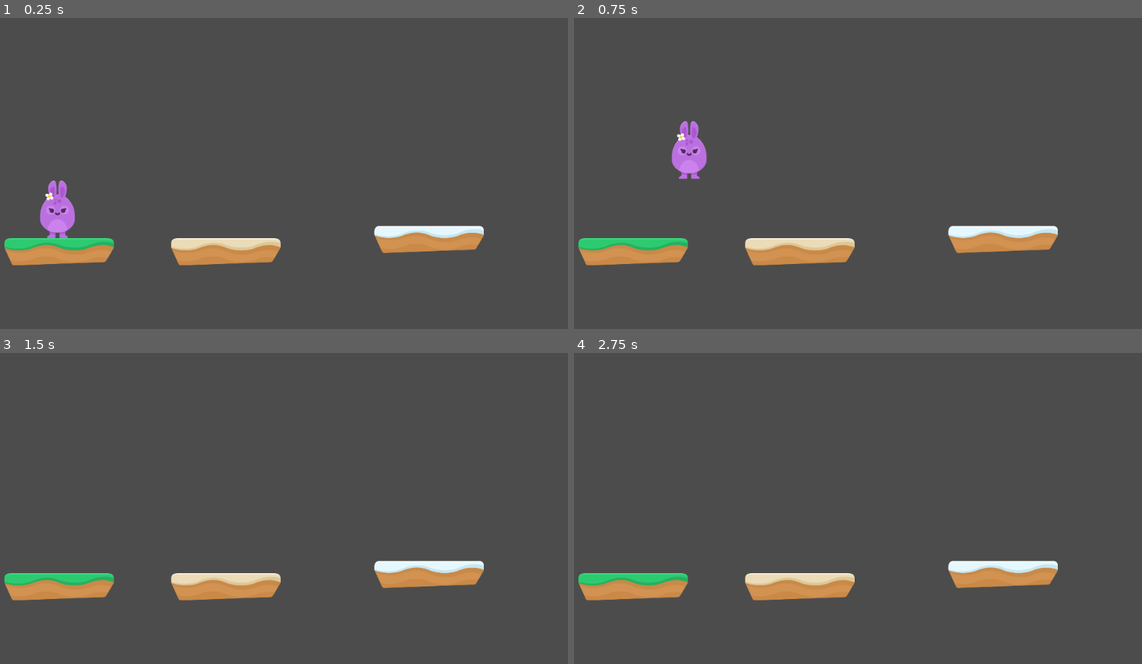
Above: before the commit, frames 1-4 (two rows, left to right).
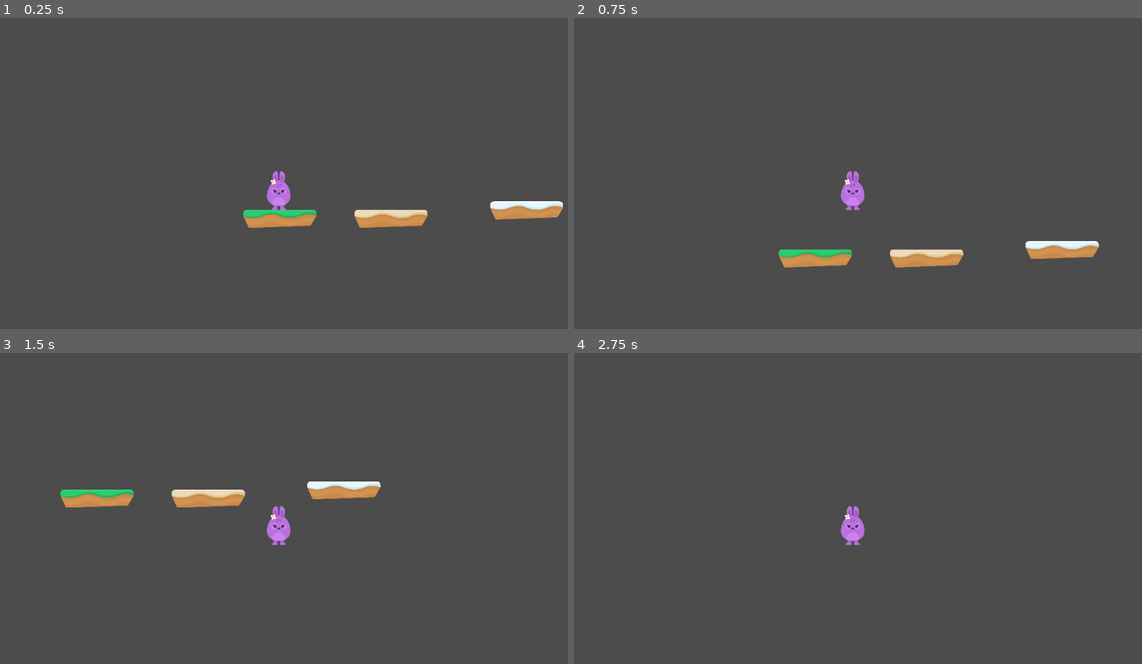
Above: after the commit, the same moments.

Repository: earnznts/Bunny_Jump
Game: Godot game, scene res://Level/LV1.tscn
Two runs of this game, one before a commit and one after it. Both use one fixed random seed, a clock stepped at 60 frames per second and the inputs below.
Inputs:
- Up to frame 1 (0.25 s): no input
- Up to frame 2 (0.75 s): tap Enter at 0.5 s; hold D (right) from 0.53 s (still down); tap W (jump) at 0.6 s
- Up to frame 3 (1.5 s): keep holding D (right); tap W (jump) at 0.77, 1.07, 1.35 s
- Up to frame 4 (2.75 s): tap W (jump) at 1.52, 1.82, 2.1 s; tap Space at 2 s; release D (right) at 2.03 s; hold A (left) from 2.03 s (still down)

The runs differ from the first frame. In frame 1, 7.8% of the frame differs, in the area x 0-100%, y 49-80%; in frame 2, 6.8%; in frame 3, 7.0%; in frame 4, 5.0%.

Commit message:
Update Double Jump

Diff:
--- a/Player/Player.gd
+++ b/Player/Player.gd
@@ -5,6 +5,7 @@
 export var Gravity = 65
 export var SPEED = 500
 export var JUMP = 1000
+export var Jump_Count = 0
 
 func _physics_process(delta):
 
@@ -15,16 +16,19 @@
 	move_and_slide(motion,Vector2( 0, -1))
 
 func apply_gravity():
+	motion.y = motion.y + Gravity
 	if is_on_floor():
 		motion.y = 0
 		#print("I'm floor")
-	motion.y = motion.y + Gravity
+
 
 func jump():
-	if Input.is_action_just_pressed("jump"):
-		motion.y = -JUMP
-	else:
-		motion.y
+	if Jump_Count < 1:
+		if Input.is_action_just_pressed("jump"):
+			motion.y = -JUMP
+			Jump_Count = Jump_Count + 1
+	if is_on_floor():
+		Jump_Count = 0
 
 func walk():
 	if  Input.is_action_pressed("left") and not Input.is_action_pressed("right"):
--- a/Player/Player.tscn
+++ b/Player/Player.tscn
@@ -21,3 +21,7 @@
 [node name="CollisionShape2D" type="CollisionShape2D" parent="."]
 position = Vector2( 0.706024, 1.40254 )
 shape = SubResource( 1 )
+
+[node name="Camera2D" type="Camera2D" parent="."]
+current = true
+zoom = Vector2( 1.5, 1.5 )
